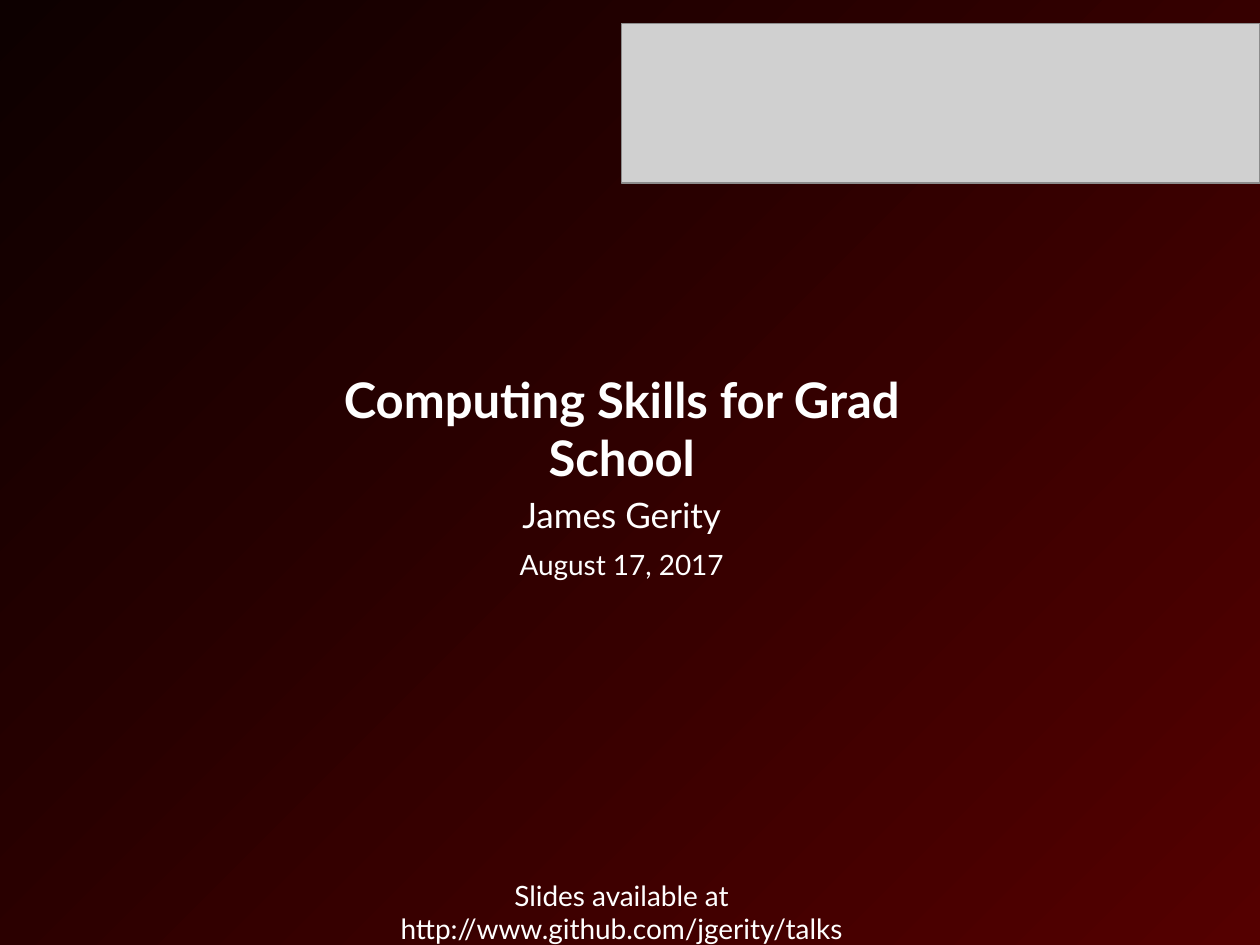
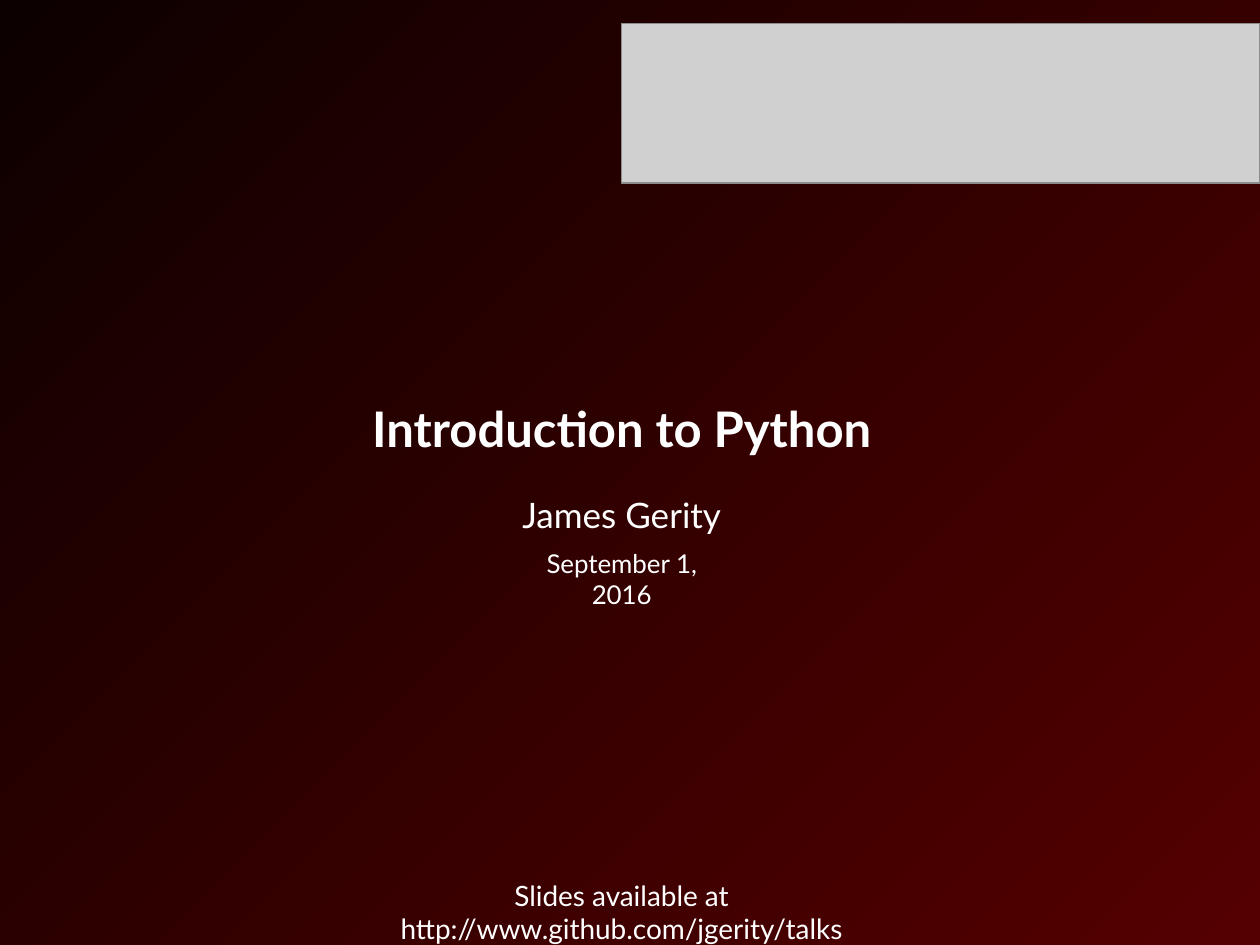
Before and after one commit to jgerity/talks, a slide deck: slide 1 of 2016/computing_workgroup/intro-to-python/intro-to-python.pptx. Drawn at 1260x945 pixels with LibreOffice and Linux fonts; fonts in the diff are those of the drawing; grey boxes stand for pictures; background and template pictures are left out. Boxes give left, top, right and bottom in pixels: in the first picture for what was removed or moved away, otherwise in the second. Text is boxed around its words. In the diff, an @@ line names an element or a change of style, - is before the commit and + after.

Commit message:
Bring back proper version of intro Python talk

```diff
--- a/2016/computing_workgroup/intro-to-python/intro-to-python.pptx
+++ b/2016/computing_workgroup/intro-to-python/intro-to-python.pptx
@@ title at (372, 410, 872, 456): text changed @@
-Computing Skills for Grad School
+Introduction to Python
@@ text at (547, 554, 697, 605): text changed; size 16 to 14.8 pt @@
-August 17, 2017
+September 1, 2016
```
Also in this commit, not shown: 22 slides added, 3 slides removed.
